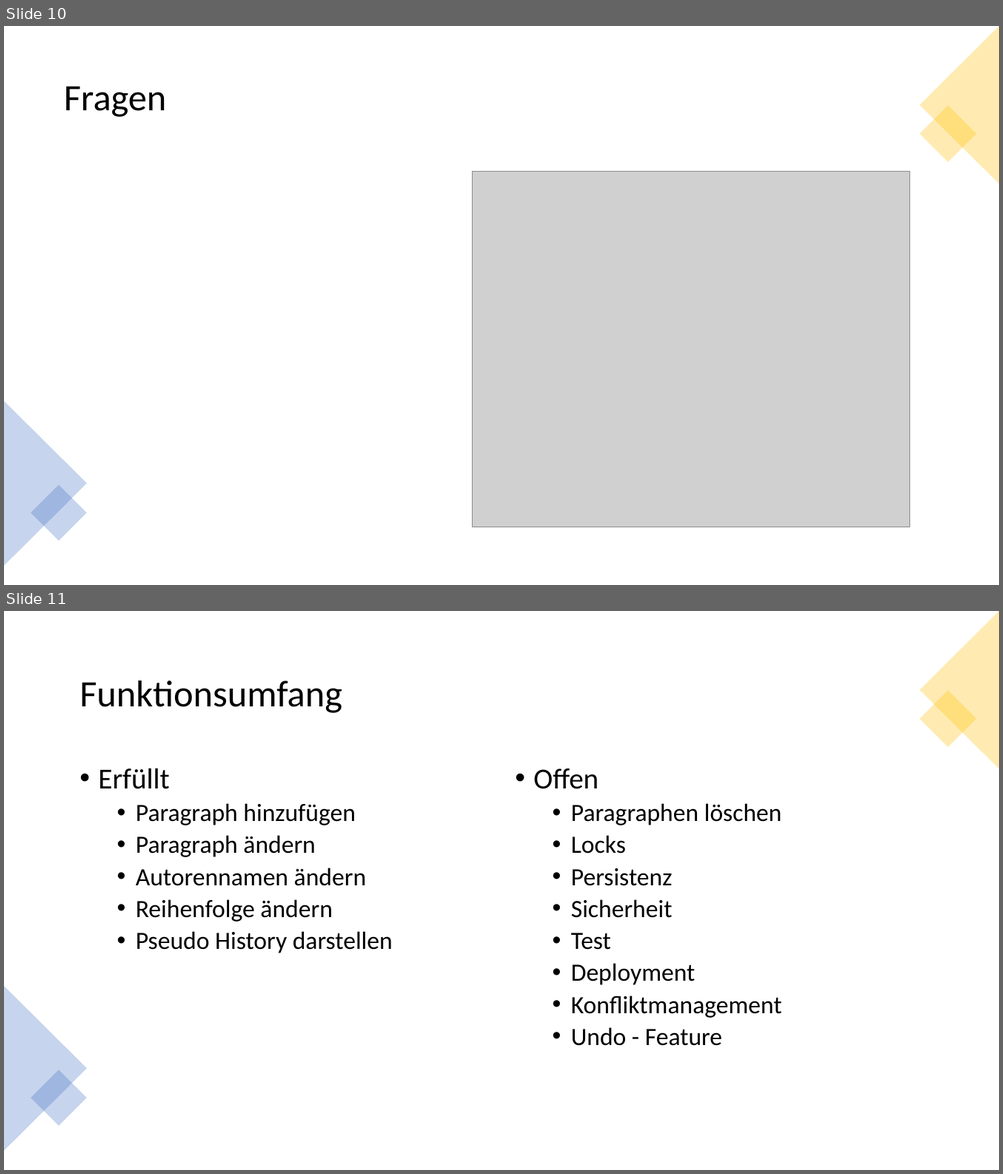
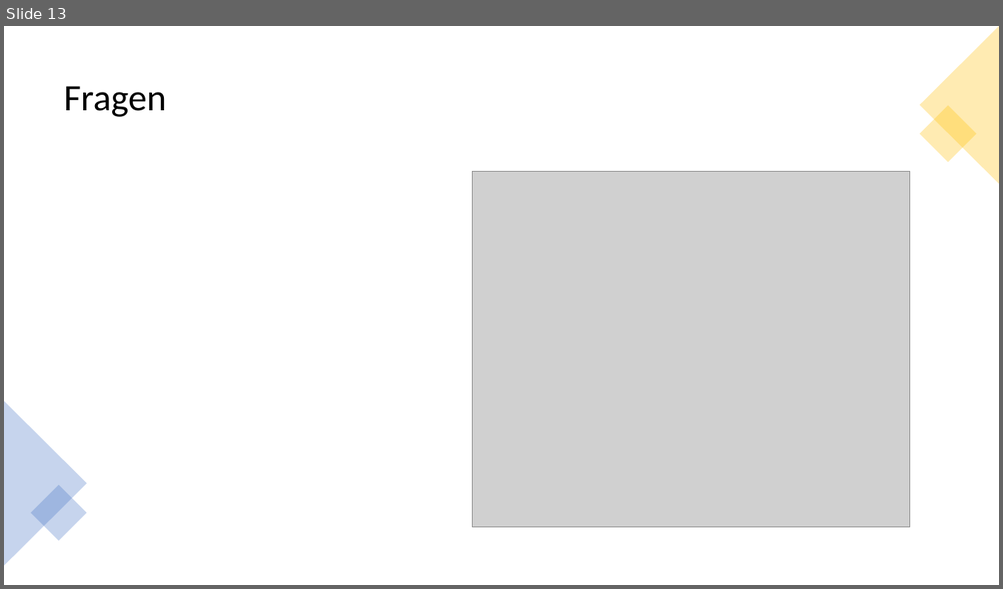
Before and after one commit to FHNW-WODSS-FS22/team-document-KZellweger, a slide deck: documentation/presentations/woweb_schmucki_villing_zellweger_schlusspräsentation.pptx. Shown one above the other, each under a label of ours: slides 10 and 11 before the commit, slide 13 after it. The pictures are 1003x1174 and 1003x589 pixels, drawn with LibreOffice and Linux fonts; fonts in the diff are those of the drawing; grey boxes stand for pictures. Boxes give left, top, right and bottom in pixels: in the first picture for what was removed or moved away, otherwise in the second. Text is boxed around its words. In the diff, an @@ line names an element or a change of style, - is before the commit and + after.

```diff
--- a/documentation/presentations/woweb_schmucki_villing_zellweger_schlusspräsentation.pptx
+++ b/documentation/presentations/woweb_schmucki_villing_zellweger_schlusspräsentation.pptx
@@ slide 11 removed at (4,611,999,1170), background #FFFFFF @@
@@ triangle removed at (919,611,999,769) @@
@@ text removed at (79,681,342,713) @@
-Funktionsumfang
@@ rectangle removed at (919,691,976,748) @@
@@ text removed at (98,768,392,954) @@
-• Erfüllt
-  • Paragraph hinzufügen
-  • Paragraph ändern
-  • Autorennamen ändern
-  • Reihenfolge ändern
-  • Pseudo History darstellen
@@ text removed at (533,769,782,1046) @@
-• Offen
-  • Paragraphen löschen
-  • Locks
-  • Persistenz
-  • Sicherheit
-  • Test
-  • Deployment
-  • Konfliktmanagement
-  • Undo - Feature
@@ triangle removed at (4,986,87,1151) @@
@@ rectangle removed at (31,1070,87,1126) @@
@@ what was slide 10 is now slide 13 @@
```
Also in this commit, not shown: 2 slides changed, 3 slides added, 1 other slide removed, 1 other file.
